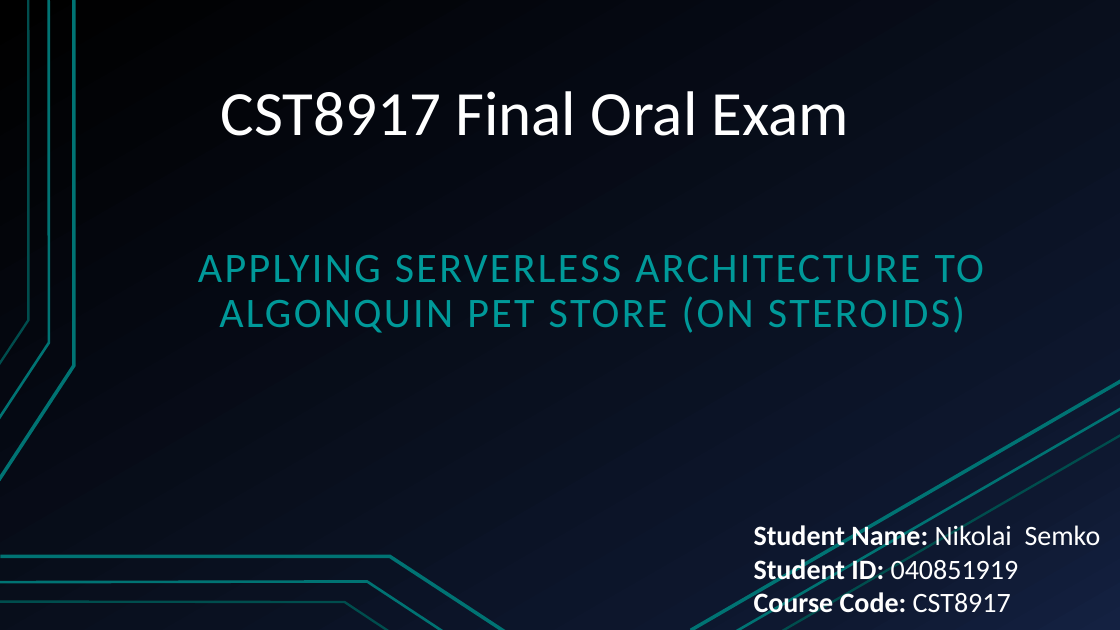
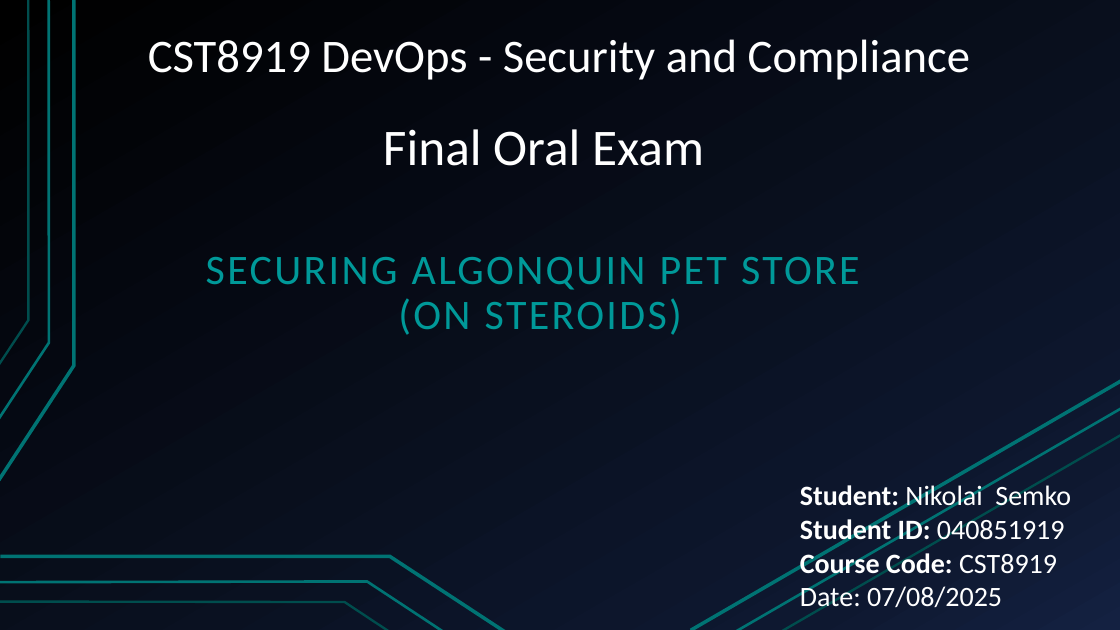
Before and after one commit to Nikolai-Semko/CST8919_Final_Oral_Exam, a slide deck: slide 1 of CST8919_Final_Oral_Exam_Presentation.pptx. Drawn at 1120x630 pixels with LibreOffice and Linux fonts; fonts in the diff are those of the drawing. Boxes give left, top, right and bottom in pixels: in the first picture for what was removed or moved away, otherwise in the second. Text is boxed around its words. In the diff, an @@ line names an element or a change of style, - is before the commit and + after.

Commit message:
pptx changed

```diff
--- a/CST8919_Final_Oral_Exam_Presentation.pptx
+++ b/CST8919_Final_Oral_Exam_Presentation.pptx
@@ title added at (x1=148, y1=39, x2=970, y2=80), 40 pt, text #FFFFFF @@
+CST8919 DevOps - Security and Compliance
@@ text "Final Oral Exam" at (x1=383, y1=129, x2=704, y2=166): vertical alignment bottom to top @@
@@ text at (x1=383, y1=129, x2=704, y2=166): text changed; size 54 to 44 pt @@
-CST8917 Final Oral Exam
+Final Oral Exam
@@ subtitle at (x1=206, y1=257, x2=860, y2=335): text changed @@
-APPLYING SERVERLESS ARCHITECTURE TO ALGONQUIN PET STORE (ON STEROIDS)
+SECURING ALGONQUIN PET STORE
+(ON STEROIDS)
@@ text at (x1=800, y1=482, x2=1071, y2=613): text changed; bold off @@
-Student Name: Nikolai Semko
-Student ID: 040851919
-Course Code: CST8917
+Student: Nikolai Semko
+Student ID: 040851919
+Course Code: CST8919
+Date: 07/08/2025
```
Also in this commit, not shown: 9 slides added, 10 slides removed, 1 other file.
